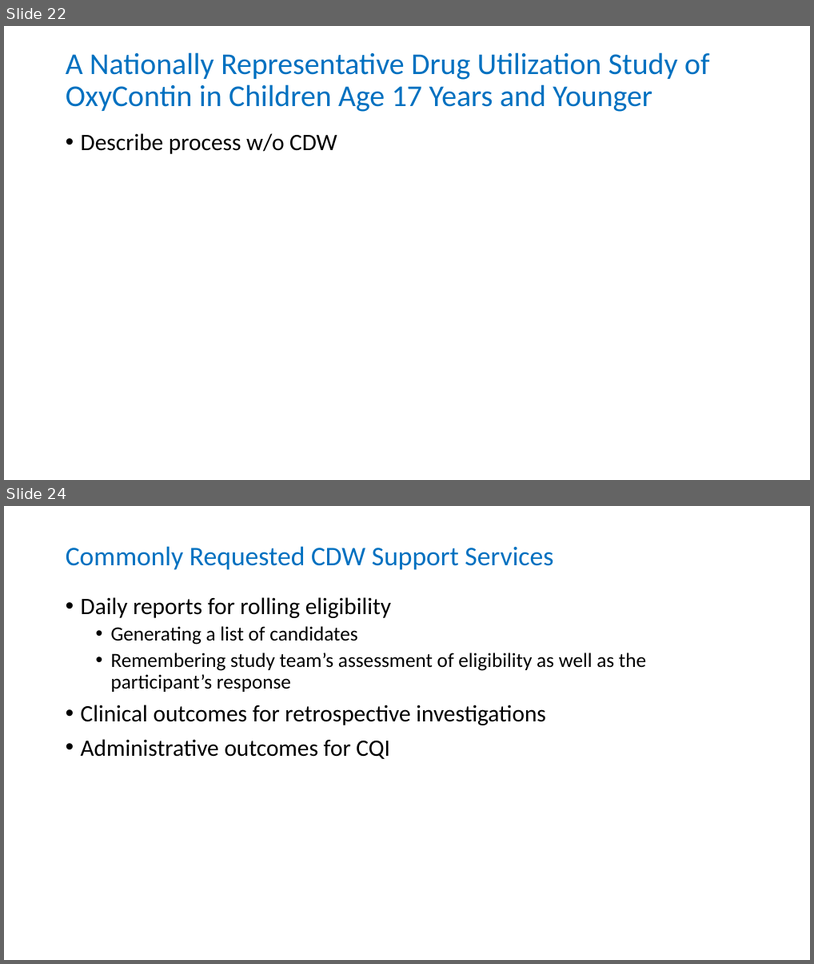
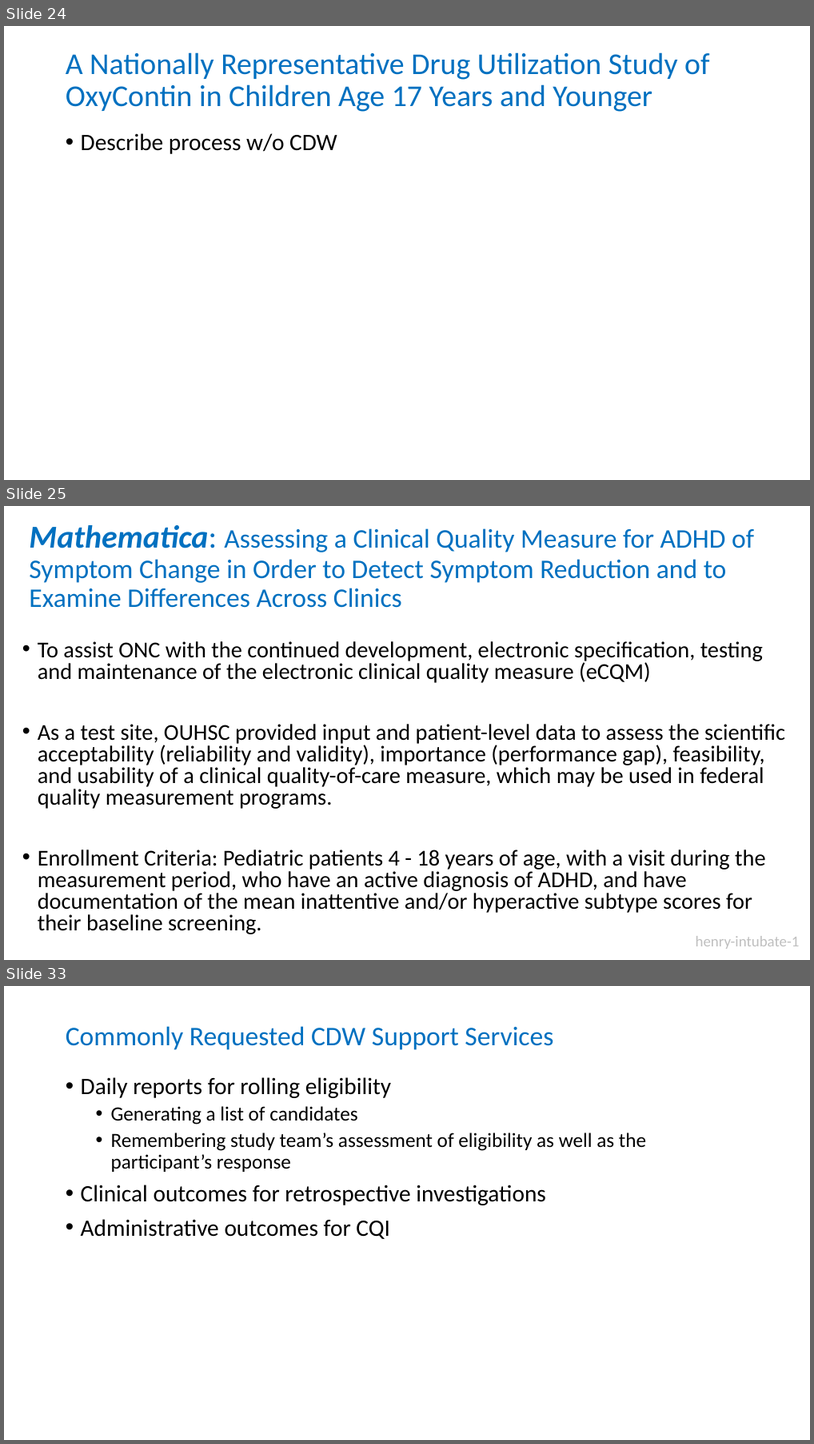
Before and after one commit to OuhscBbmc/prairie-outpost-public, a slide deck: publications/presentation-2019-06-idea/ispctn-regional-conference-2019-06.pptx. Shown one above the other, each under a label of ours: slides 22 and 24 before the commit, slides 24, 25 and 33 after it; the slides between them are not shown. The pictures are 814x964 and 814x1444 pixels, drawn with LibreOffice and Linux fonts; fonts in the diff are those of the drawing. Boxes give left, top, right and bottom in pixels: in the first picture for what was removed or moved away, otherwise in the second. Text is boxed around its words. In the diff, an @@ line names an element or a change of style, - is before the commit and + after.

```diff
--- a/publications/presentation-2019-06-idea/ispctn-regional-conference-2019-06.pptx
+++ b/publications/presentation-2019-06-idea/ispctn-regional-conference-2019-06.pptx
@@ slide 25 added at [4,506,810,960], background #FFFFFF @@
@@ title added at [29,525,754,608], 32 pt, text #0070C0 @@
+Mathematica: Assessing a Clinical Quality Measure for ADHD of Symptom Change in Order to Detect Symptom Reduction and to Examine Differences Across Clinics
@@ text added at [38,641,786,934], 27 pt, text #000000 @@
+• To assist ONC with the continued development, electronic specification, testing and maintenance of the electronic clinical quality measure (eCQM)
+• As a test site, OUHSC provided input and patient-level data to assess the scientific acceptability (reliability and validity), importance (performance gap), feasibility, and usability of a clinical quality-of-care measure, which may be used in federal quality measurement programs.
+• Enrollment Criteria: Pediatric patients 4 - 18 years of age, with a visit during the measurement period, who have an active diagnosis of ADHD, and have documentation of the mean inattentive and/or hyperactive subtype scores for their baseline screening.
@@ text added at [696,936,800,948], 18 pt, text #BFBFBF @@
+henry-intubate-1
@@ what was slide 22 is now slide 24 @@
@@ what was slide 24 is now slide 33 @@
```
Also in this commit, not shown: 1 slide changed, 9 other slides added.
